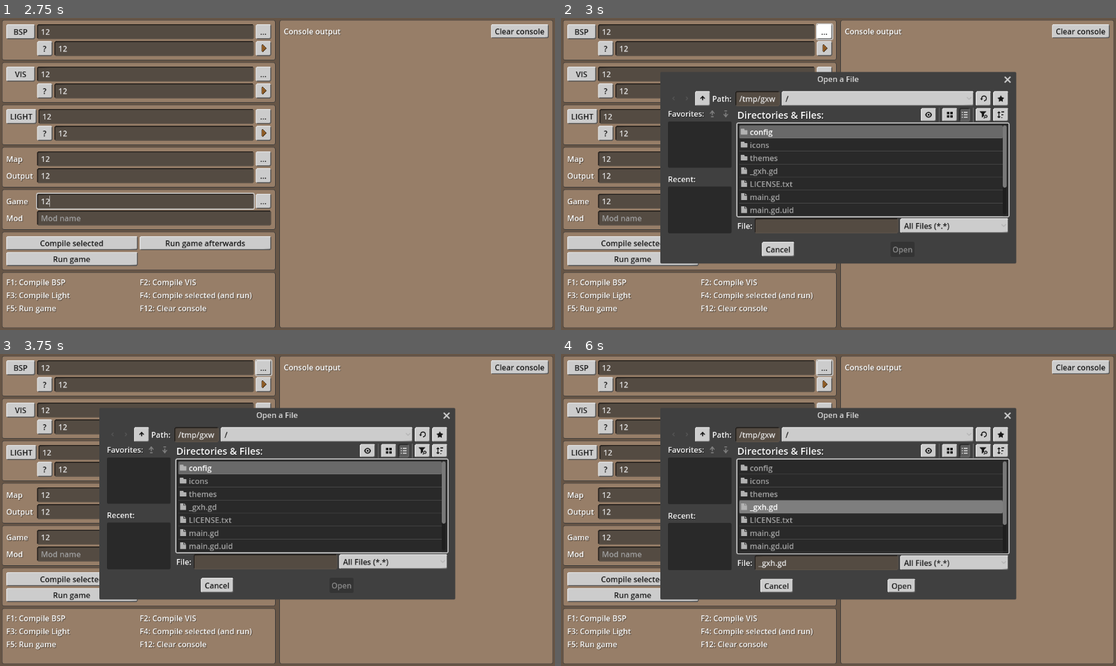
Above: before the commit, frames 1-4 (two rows, left to right).
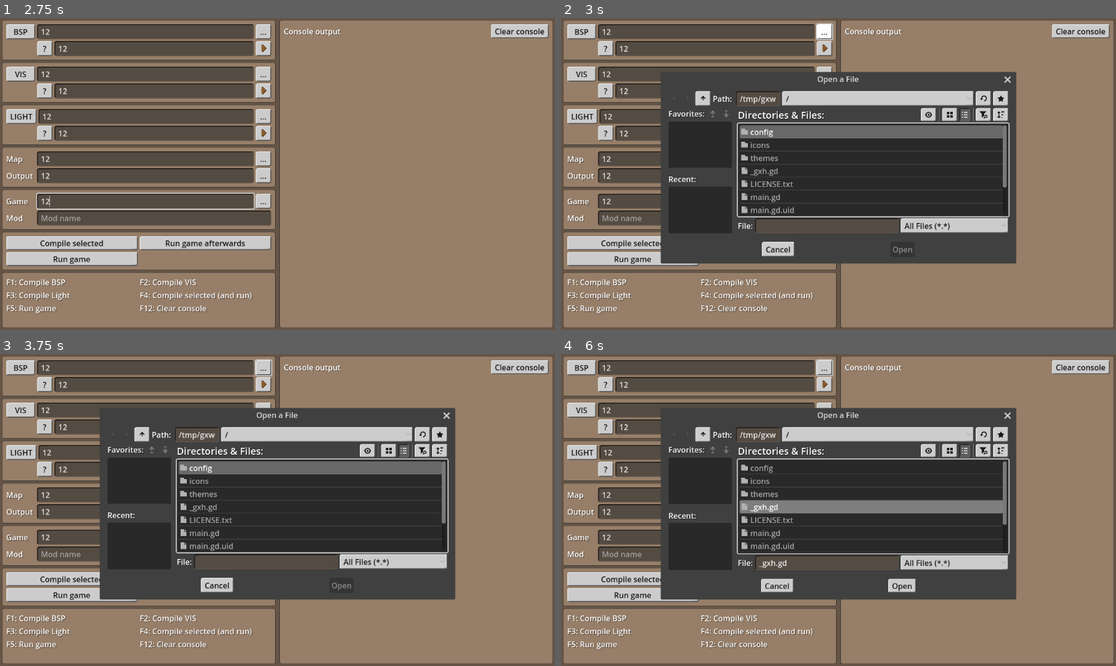
Above: after the commit, the same moments.

Repository: VictorKarp/Quakompiler
Game: Godot game, scene res://main.tscn
Two runs of this game, one before a commit and one after it. Both use one fixed random seed, a clock stepped at 60 frames per second and the inputs below.
Inputs (mouse positions are in pixels of both pictures, inside the frame that each line leads up to):
- Up to frame 1 (2.75 s): click (144, 30) at 0.52 s; type "12" at 0.6 s; click (155, 49) at 0.75 s; type "12" at 0.83 s; click (144, 74) at 0.98 s; type "12" at 1.07 s; click (155, 89) at 1.27 s; type "12" at 1.35 s; click (144, 117) at 1.5 s; type "12" at 1.58 s; click (155, 133) at 1.73 s; type "12" at 1.82 s; click (144, 158) at 2.02 s; type "12" at 2.1 s; click (144, 177) at 2.25 s; type "12" at 2.33 s; click (144, 202) at 2.48 s; type "12" at 2.57 s
- Up to frame 2 (3 s): click "..." at 2.75 s
- Up to frame 3 (3.75 s): click "..." at 3.5 s
- Up to frame 4 (6 s): click "..." at 4.25 s; click "..." at 5 s; click "..." at 5.75 s

Frame 1 is identical in both runs. In frame 2, 1.1% of the frame differs, in the area x 17-71%, y 20-79%; in frame 3, 1.1%; in frame 4, 1.2%.

Commit message:
Open file browsers at currently selected folders

Diff:
--- a/main.gd
+++ b/main.gd
@@ -180,26 +180,32 @@
 
 
 func _show_bsp_browser() -> void:
+	%SelectBspDialog.current_path = Config.get_config_value("q1", "bsp_path")
 	%SelectBspDialog.popup_centered()
 
 
 func _show_vis_browser() -> void:
+	%SelectVisDialog.current_path = Config.get_config_value("q1", "vis_path")
 	%SelectVisDialog.popup_centered()
 
 
 func _show_light_browser() -> void:
+	%SelectLightDialog.current_path = Config.get_config_value("q1", "light_path")
 	%SelectLightDialog.popup_centered()
 
 
 func _show_game_browser() -> void:
+	%SelectGameDialog.current_path = Config.get_config_value("q1", "game_path")
 	%SelectGameDialog.popup_centered()
 
 
 func _show_map_browser() -> void:
+	%SelectMapDialog.current_path = Config.get_config_value("q1", "map_path")
 	%SelectMapDialog.popup_centered()
 
 
 func _show_output_browser() -> void:
+	%SelectOutputDialog.current_path = Config.get_config_value("q1", "output_path") + "/"
 	%SelectOutputDialog.popup_centered()
 
 
